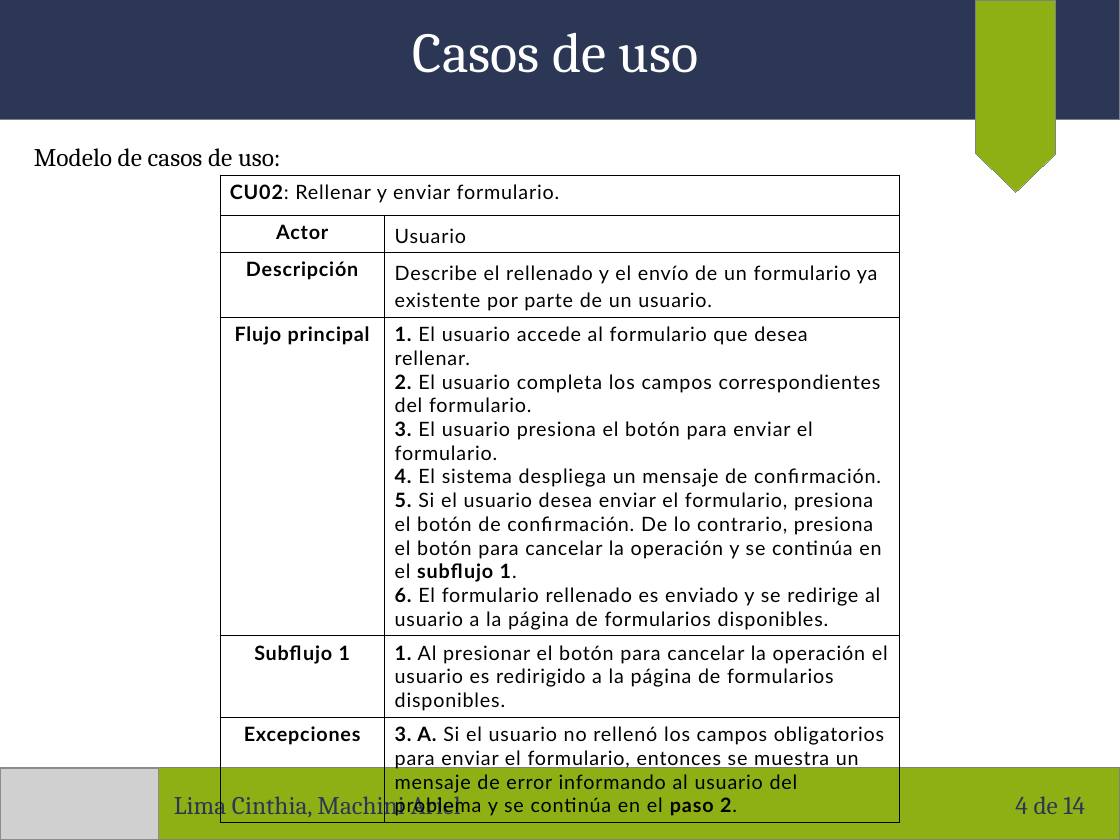
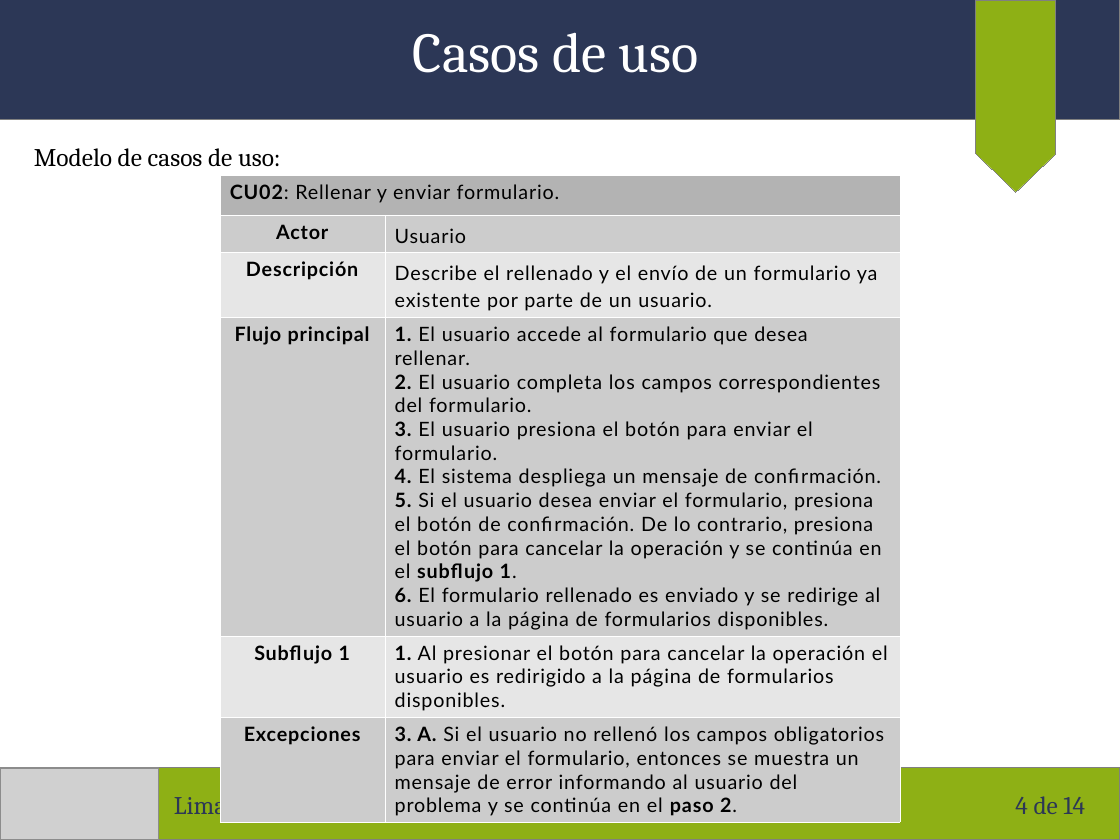
Before and after one commit to arielmachini/Caciar, a slide deck: slide 4 of Presentaciones/Presentación 07-11-2017.odp. Drawn at 1120x840 pixels with LibreOffice and Linux fonts; fonts in the diff are those of the drawing; grey boxes stand for pictures. Boxes give left, top, right and bottom in pixels: in the first picture for what was removed or moved away, otherwise in the second. Text is boxed around its words. In the diff, an @@ line names an element or a change of style, - is before the commit and + after.

```diff
--- a/Presentaciones/Presentación 07-11-2017.odp
+++ b/Presentaciones/Presentación 07-11-2017.odp
@@ table at (220, 175, 899, 820) @@
@@ fill none to #B3B3B3 in row 1, column 1 @@
@@ fill none to #CCCCCC in 6 cells @@
@@ fill none to #E6E6E6 in 4 cells @@
@@ borders changed @@
```
Also in this commit, not shown: 5 other slides changed.
